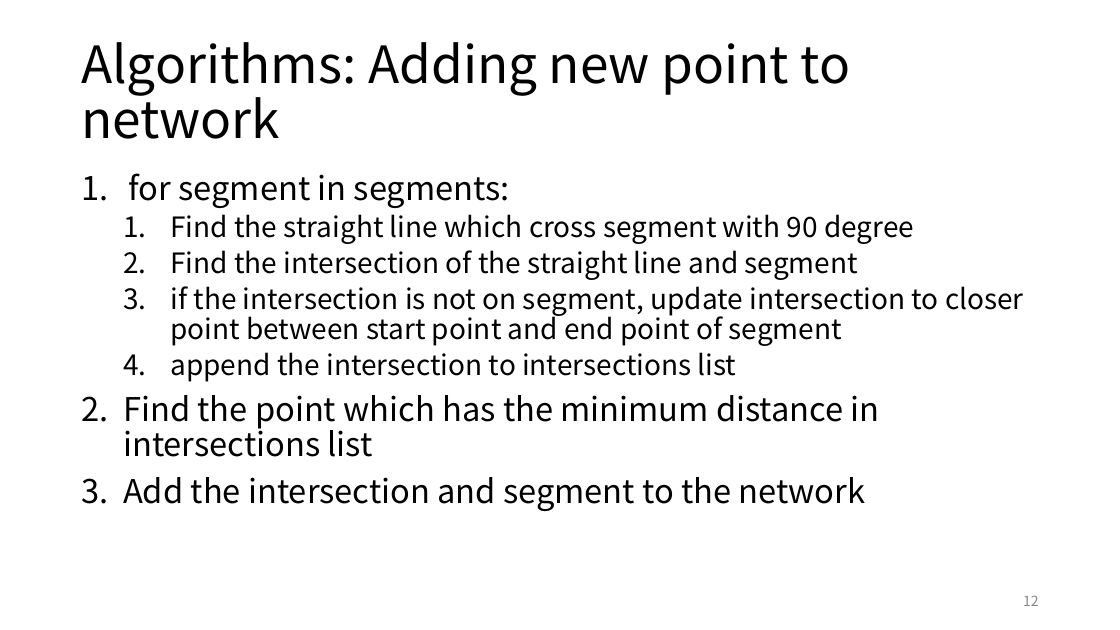
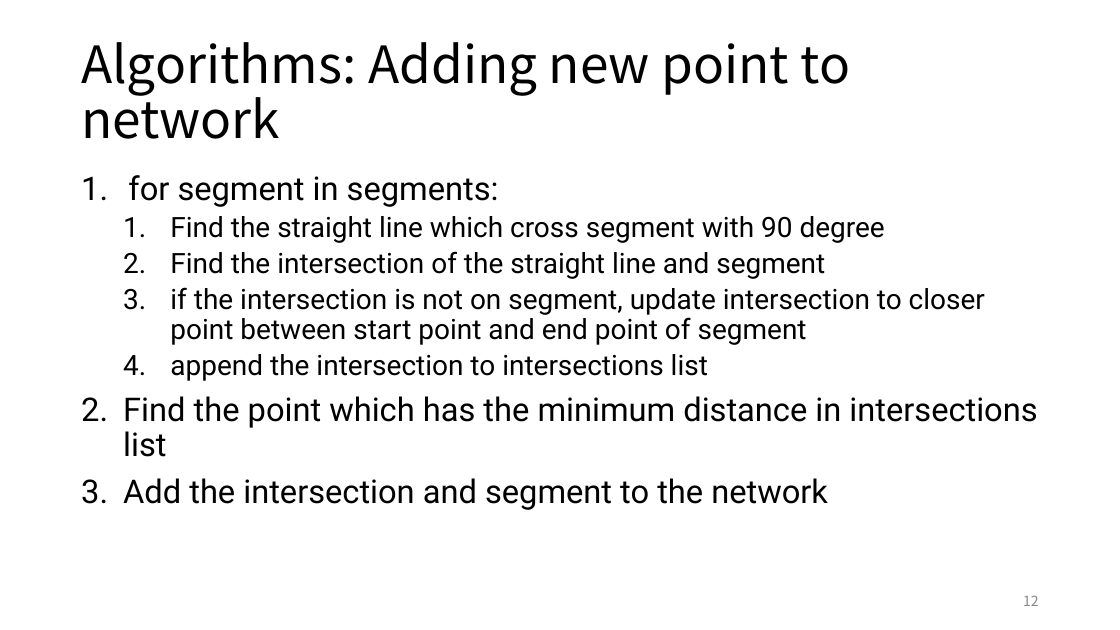
Before and after one commit to ie03-aizu-2019/ie03project-skys, a slide deck: slide 12 of final2.pptx. Drawn at 1120x630 pixels with LibreOffice and Linux fonts; fonts in the diff are those of the drawing. Boxes give left, top, right and bottom in pixels: in the first picture for what was removed or moved away, otherwise in the second. Text is boxed around its words. In the diff, an @@ line names an element or a change of style, - is before the commit and + after.

```diff
--- a/final2.pptx
+++ b/final2.pptx
@@ text "for segment in segments:" at bbox=[123, 175, 1037, 510]: font Noto Sans CJK JP to Roboto @@
```
Also in this commit, not shown: 3 other slides changed.
